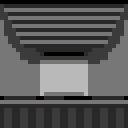
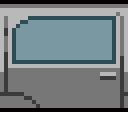
Before/after of a 128 x 128 layered artwork. What changed in the layer stack:
hid "trunk rotS" over [0,4,128,128]
hid "door sw" over [48,4,128,128]
renamed "door NE rotW" to "door NE rotE", showed it over [0,4,128,112]
